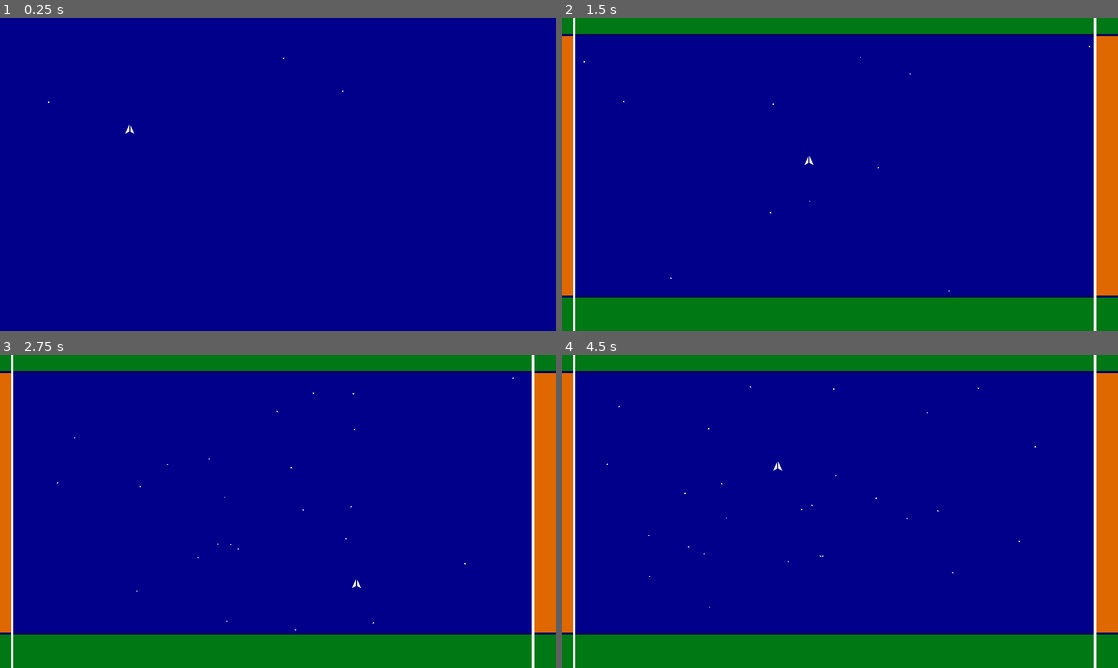
Above: before the commit, frames 1-4 (two rows, left to right).
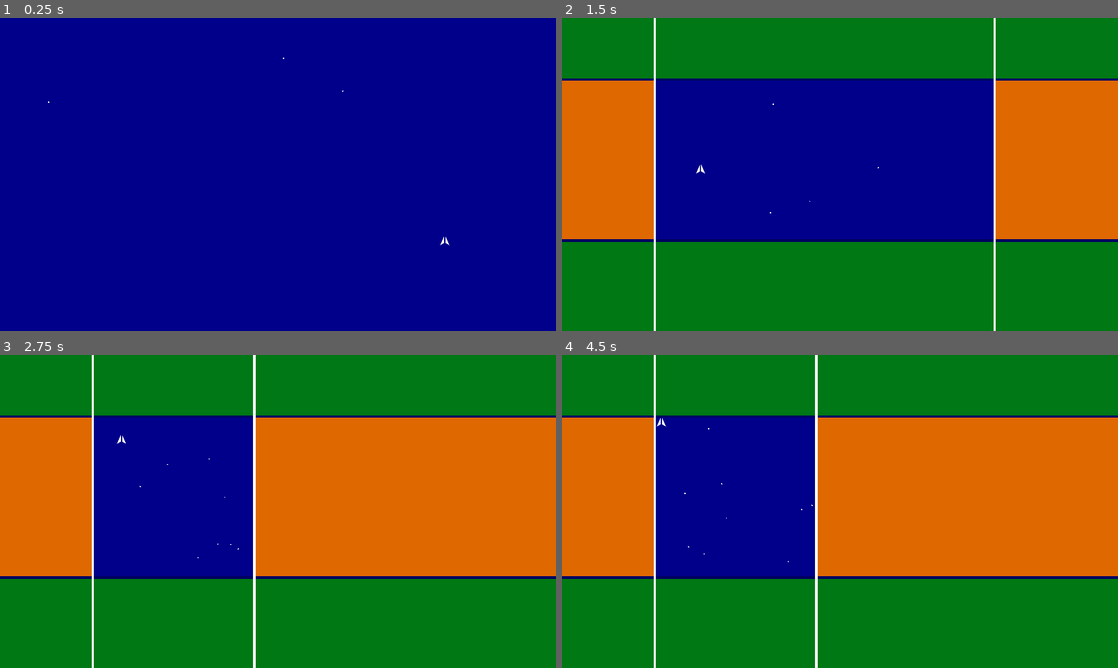
Above: after the commit, the same moments.

Repository: GalanCM/LD42
Game: Godot game, scene res://PlayArea.tscn
The game is run twice, just before and just after one commit, with the same random seed, the same clock (stepped at 60 frames per second) and the same inputs.
Inputs:
- Up to frame 1 (0.25 s): no input
- Up to frame 2 (1.5 s): hold D (Right) 0.53-1.28 s; hold S (Down) from 1.28 s (still down)
- Up to frame 3 (2.75 s): release S (Down) at 2.03 s; hold D (Right) from 2.03 s (still down)
- Up to frame 4 (4.5 s): release D (Right) at 2.78 s; hold W (Up) 2.78-3.53 s; hold A (Left) from 3.53 s (still down)

The runs differ from the first frame. In frame 1, less than 0.1% of the frame differs, in the area x 22-81%, y 34-73%; in frame 2, 51%; in frame 3, 67%; in frame 4, 67%, in the area x 0-100%, y 0-100%.

Commit message:
Friction fixes.

Diff:
--- a/game/PlayArea.gd
+++ b/game/PlayArea.gd
@@ -1,6 +1,6 @@
 extends Node2D
 
-var current_area = 1_600_000
+var current_area = 300_000
 
 func _ready():
 	yield( get_tree().create_timer(1), "timeout" )
@@ -17,8 +17,6 @@
 		var aspect_ratio = aspect_ratios[randi() % aspect_ratios.size()]
 		new_dimensions.y = sqrt( current_area / (aspect_ratio[0] /  aspect_ratio[1]) )
 		new_dimensions.x = current_area / new_dimensions.y
-#		new_dimensions.y = new_dimensions.y * ( float(aspect_ratio[1]) / aspect_ratio[0] )
-#		new_dimensions.x = new_dimensions.x * ( float(aspect_ratio[0]) / aspect_ratio[1] )
 
 		if new_dimensions.x < 1080:
 			if randi() % 5 < 3:
@@ -32,14 +30,16 @@
 			print(aspect_ratio, new_dimensions)
 			aspect_ratios.erase(aspect_ratio)
 
-	var padding = [1920 - new_dimensions.x, 1080 - new_dimensions.y ]
-	padding[0] = floor( rand_range(0, padding[0]) )
-	padding[1] = floor( rand_range(0, padding[1]) )
+	var padding = Vector2(1920 - new_dimensions.x, 1080 - new_dimensions.y)
+	padding.x = floor( rand_range(0, padding.x) )
+	padding.y = floor( rand_range(0, padding.y) )
 
-	$LeftWall.target = padding[0]
-	$RightWall.target = padding[0] + new_dimensions.x
-	$TopWall.target = padding[1]
-	$BottomWall.target = padding[1] + new_dimensions.y
-
+	$LeftWall.target = padding.x
+	$RightWall.target = padding.x + new_dimensions.x
+	$TopWall.target = padding.y
+	$BottomWall.target = padding.y + new_dimensions.y
 
 	current_area -= 100_000
+
+func create_cannons(area):
+	pass
--- a/game/PlayArea.tscn
+++ b/game/PlayArea.tscn
@@ -67,7 +67,7 @@
 custom_solver_bias = 0.0
 extents = Vector2( 960, 960 )
 
-[node name="PlayArea" type="Node2D"]
+[node name="PlayArea" type="Node2D" index="0"]
 
 script = ExtResource( 1 )
 
@@ -233,3 +233,5 @@
 shape = SubResource( 5 )
 
 [node name="Player" parent="." index="5" instance=ExtResource( 6 )]
+
+position = Vector2( 1536, 768 )
--- a/game/Player/Player.gd
+++ b/game/Player/Player.gd
@@ -18,8 +18,22 @@
 
 	move_and_slide(motion * 540)
 
-	velocity_modifier.x = max( velocity_modifier.x - 5 * delta, 0)
-	velocity_modifier.y = max( velocity_modifier.y - 5 * delta, 0)
+	var FRICTION = 5 * delta
+	if velocity_modifier.x < FRICTION and velocity_modifier.x > -FRICTION:
+		velocity_modifier.x = 0
+	else:
+		if velocity_modifier.x > 0:
+			velocity_modifier.x -= FRICTION
+		else:
+			velocity_modifier.x += FRICTION
+	if velocity_modifier.y < FRICTION and velocity_modifier.y > -FRICTION:
+		velocity_modifier.y = 0
+	else:
+		if velocity_modifier.y > 0:
+			velocity_modifier.y -= FRICTION
+		else:
+			velocity_modifier.y += FRICTION
 
 func push( force ):
-	velocity_modifier = force / 5
+#	print(force)
+	velocity_modifier += force / 4
--- a/game/Player/Player.tscn
+++ b/game/Player/Player.tscn
@@ -3,7 +3,7 @@
 [ext_resource path="res://Player/Player.gd" type="Script" id=1]
 [ext_resource path="res://Player/player.png" type="Texture" id=2]
 
-[node name="Player" type="KinematicBody2D" index="0"]
+[node name="Player" type="KinematicBody2D"]
 
 position = Vector2( 448, 384 )
 input_pickable = false
